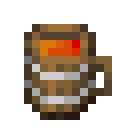
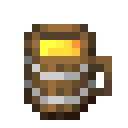
Revision of a layered 128 × 128 image; what changed, layer by layer:
painted on "Liquid" over [40, 40, 80, 56]
